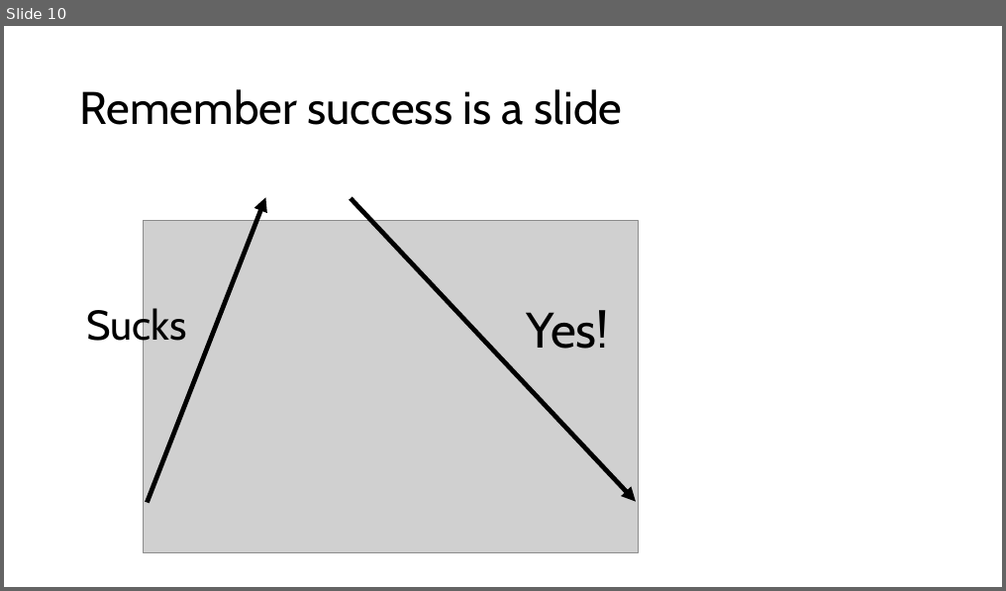
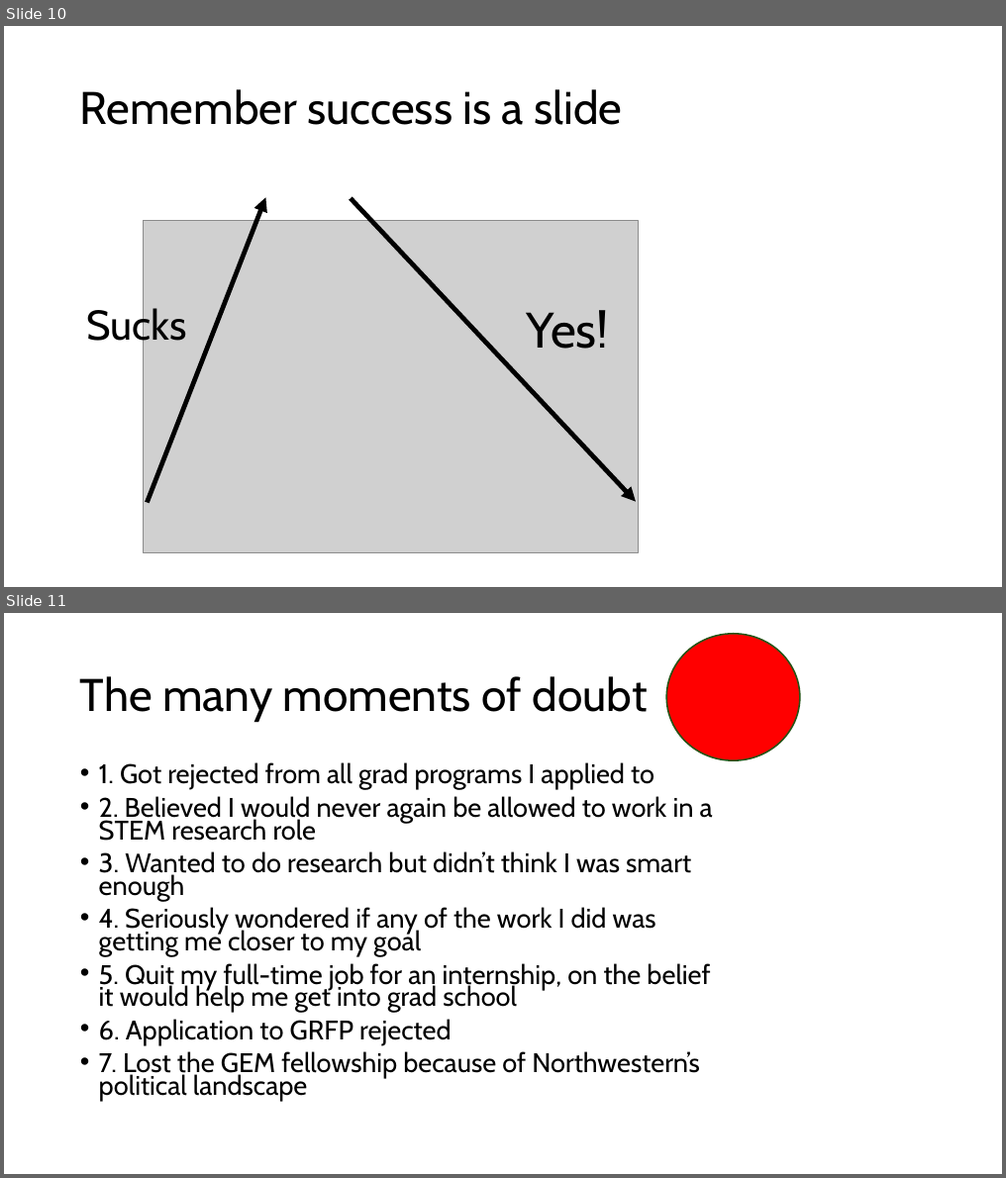
Before and after one commit to Katie1harrison/Katie1harrison.github.io, a slide deck: success.pptx. Shown one above the other, each under a label of ours: slide 10 before the commit, slides 10 and 11 after it. The pictures are 1006x591 and 1006x1178 pixels, drawn with LibreOffice and Linux fonts; fonts in the diff are those of the drawing; grey boxes stand for pictures. Boxes give left, top, right and bottom in pixels: in the first picture for what was removed or moved away, otherwise in the second. Text is boxed around its words. In the diff, an @@ line names an element or a change of style, - is before the commit and + after.

```diff
--- a/success.pptx
+++ b/success.pptx
@@ slide 11 added at [4, 613, 1002, 1174], background #FFFFFF @@
@@ ellipse added at [666, 634, 800, 761], fill #FF0000, outline #275417 1.5 pt @@
@@ title added at [80, 676, 647, 722], 44 pt, text #000000 @@
+The many moments of doubt
@@ text added at [99, 762, 713, 1101], 25.9 pt, text #000000 @@
+• 1. Got rejected from all grad programs I applied to
+• 2. Believed I would never again be allowed to work in a STEM research role
+• 3. Wanted to do research but didn’t think I was smart enough
+• 4. Seriously wondered if any of the work I did was getting me closer to my goal
+• 5. Quit my full-time job for an internship, on the belief it would help me get into grad school
+• 6. Application to GRFP rejected
+• 7. Lost the GEM fellowship because of Northwestern’s political landscape
```
Also in this commit, not shown: 7 slides changed, 1 other file.
